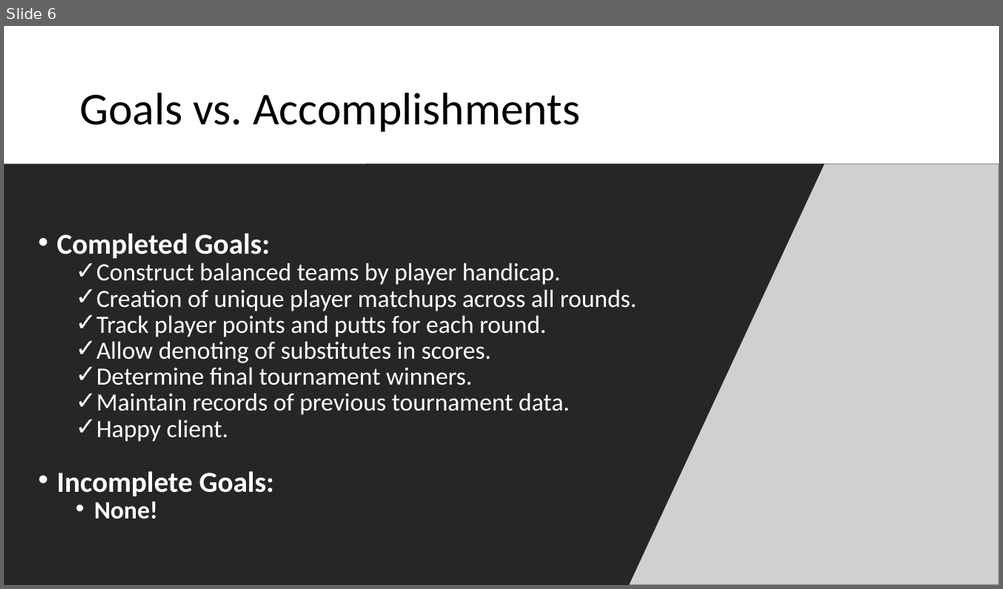
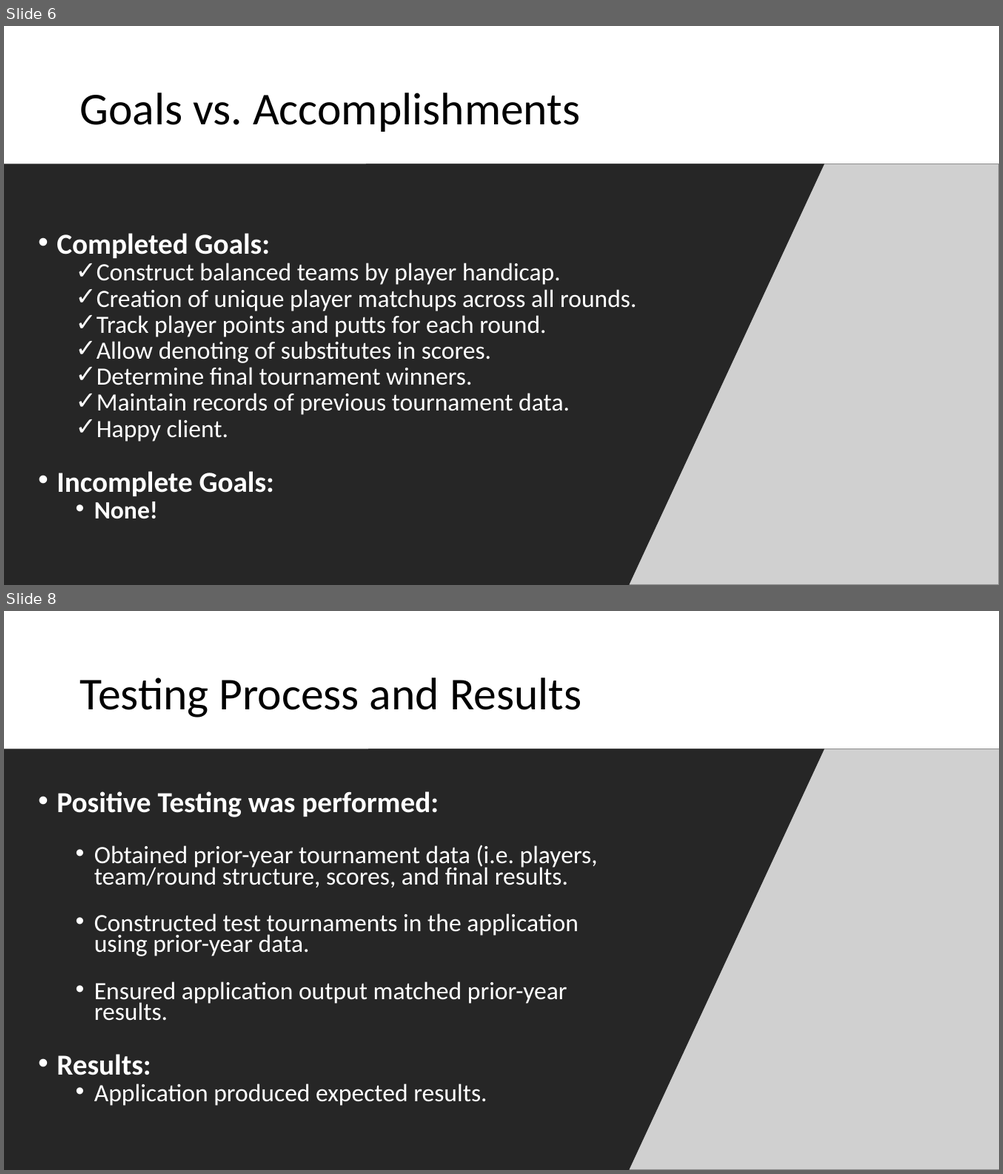
Before and after one commit to dustinfast/TeamPlayTracker, a slide deck: FinalReport/AWGADemo.pptx. Shown one above the other, each under a label of ours: slide 6 before the commit, slides 6 and 8 after it; the slides between them are not shown. The pictures are 1003x589 and 1003x1174 pixels, drawn with LibreOffice and Linux fonts; fonts in the diff are those of the drawing; grey boxes stand for pictures. Boxes give left, top, right and bottom in pixels: in the first picture for what was removed or moved away, otherwise in the second. Text is boxed around its words. In the diff, an @@ line names an element or a change of style, - is before the commit and + after.

```diff
--- a/FinalReport/AWGADemo.pptx
+++ b/FinalReport/AWGADemo.pptx
@@ slide 8 added at bbox=[4, 611, 999, 1170], background #FFFFFF @@
@@ title added at bbox=[79, 678, 581, 718], 44 pt, text #000000 @@
+Testing Process and Results
@@ freeform shape added at bbox=[4, 749, 824, 1170], fill #262626 @@
@@ picture added at bbox=[369, 749, 999, 1170] @@
@@ text added at bbox=[57, 792, 597, 1106], 24 pt, text #FFFFFF @@
+• Positive Testing was performed:
+  • Obtained prior-year tournament data (i.e. players, team/round structure, scores, and final results.
+  • Constructed test tournaments in the application using prior-year data.
+  • Ensured application output matched prior-year results.
+• Results:
+  • Application produced expected results.
```
Also in this commit, not shown: 6 slides changed.
